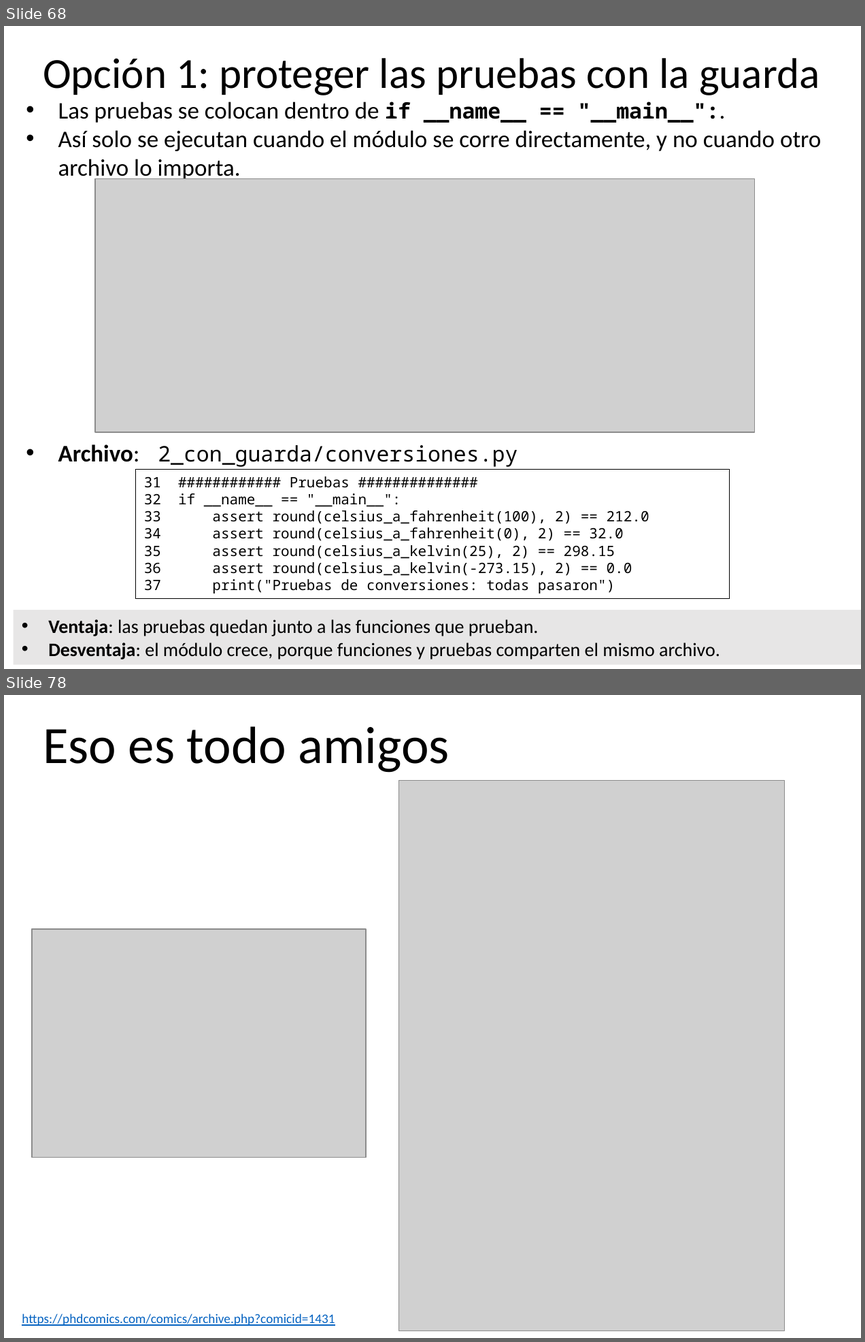
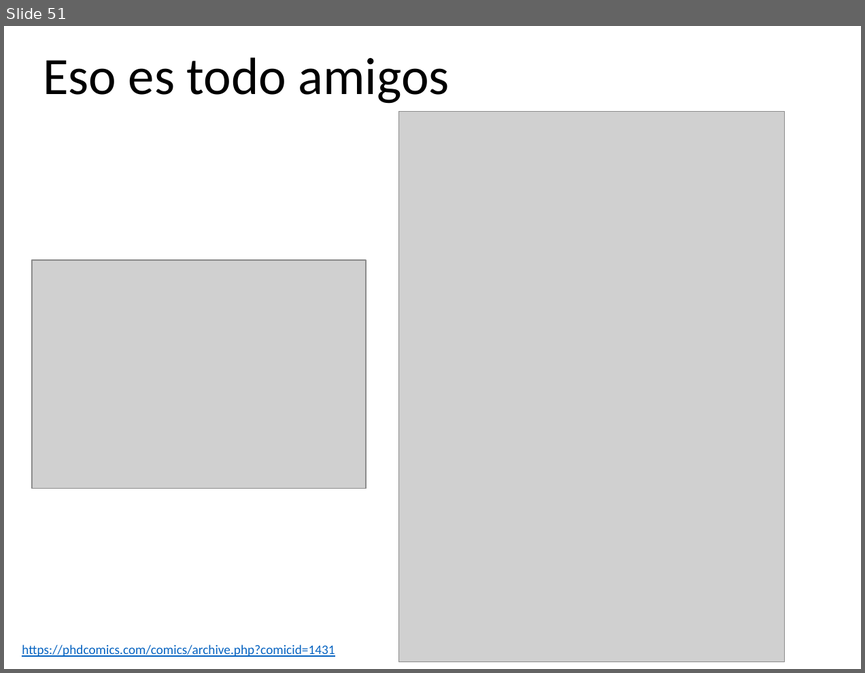
Before and after one commit to algoritmos-UdeA/logica1-20262, a slide deck: clases/11/teoria/clase-11.pptx. Shown one above the other, each under a label of ours: slides 68 and 78 before the commit, slide 51 after it; the slides between them are not shown. The pictures are 865x1342 and 865x673 pixels, drawn with LibreOffice and Linux fonts; fonts in the diff are those of the drawing; grey boxes stand for pictures. Boxes give left, top, right and bottom in pixels: in the first picture for what was removed or moved away, otherwise in the second. Text is boxed around its words. In the diff, an @@ line names an element or a change of style, - is before the commit and + after.

```diff
--- a/clases/11/teoria/clase-11.pptx
+++ b/clases/11/teoria/clase-11.pptx
@@ slide 68 removed at [4, 26, 861, 669], background #FFFFFF @@
@@ title removed at [43, 58, 819, 95] @@
-Opción 1: proteger las pruebas con la guarda
@@ text removed at [58, 101, 821, 467] @@
-• Las pruebas se colocan dentro de if __name__ == "__main__":.
-• Así solo se ejecutan cuando el módulo se corre directamente, y no cuando otro archivo lo importa.
-• Archivo: 2_con_guarda/conversiones.py
@@ picture removed at [95, 178, 755, 432] @@
@@ rectangle removed at [136, 469, 730, 599] @@
-31 ############ Pruebas ##############
-32 if __name__ == "__main__":
-33 assert round(celsius_a_fahrenheit(100), 2) == 212.0
-34 assert round(celsius_a_fahrenheit(0), 2) == 32.0
-35 assert round(celsius_a_kelvin(25), 2) == 298.15
-36 assert round(celsius_a_kelvin(-273.15), 2) == 0.0
-37 print("Pruebas de conversiones: todas pasaron")
@@ rectangle removed at [14, 609, 861, 665] @@
-• Ventaja: las pruebas quedan junto a las funciones que prueban.
-• Desventaja: el módulo crece, porque funciones y pruebas comparten el mismo archivo.
@@ what was slide 78 is now slide 51 @@
```
Also in this commit, not shown: 11 slides added, 37 other slides removed, 10 other files.
